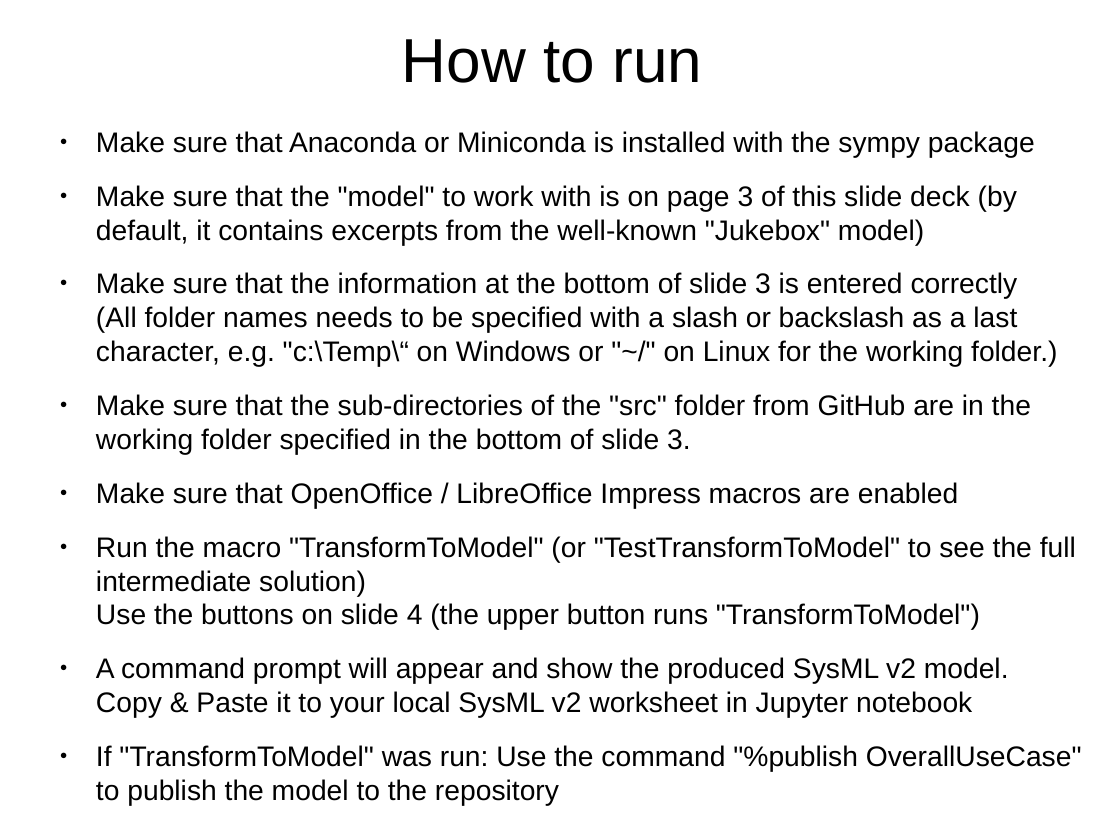
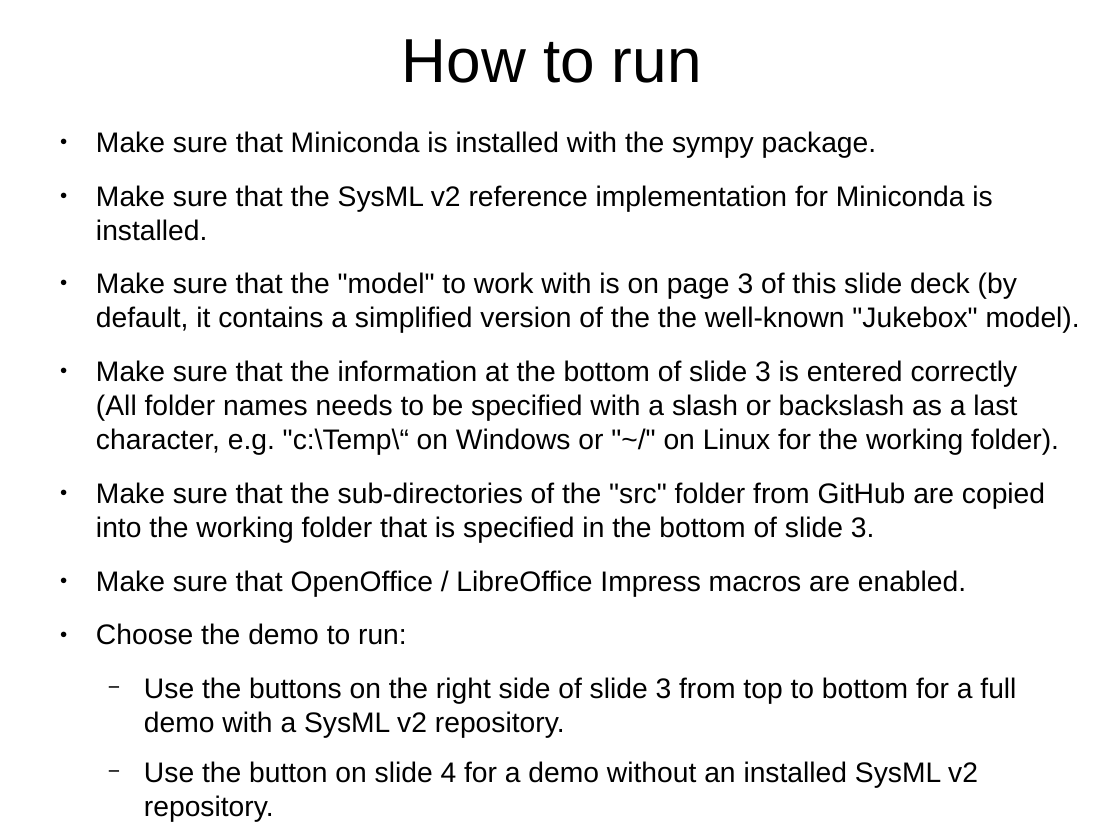
Before and after one commit to GfSE/fas4sysmlv2, a slide deck: slide 2 of src/io/usecase-activity-editor/fas_frontend.odp. Drawn at 1120x840 pixels with LibreOffice and Linux fonts; fonts in the diff are those of the drawing. Boxes give left, top, right and bottom in pixels: in the first picture for what was removed or moved away, otherwise in the second. Text is boxed around its words. In the diff, an @@ line names an element or a change of style, - is before the commit and + after.

```diff
--- a/src/io/usecase-activity-editor/fas_frontend.odp
+++ b/src/io/usecase-activity-editor/fas_frontend.odp
@@ text at bbox=[96, 131, 1080, 822]: text changed @@
-● Make sure that Anaconda or Miniconda is installed with the sympy package
-● Make sure that the "model" to work with is on page 3 of this slide deck (by default, it contains excerpts from the well-known "Jukebox" model)
-● Make sure that the information at the bottom of slide 3 is entered correctly
-  (All folder names needs to be specified with a slash or backslash as a last character, e.g. "c:\Temp\“ on Windows or "~/" on Linux for the working folder.)
-● Make sure that the sub-directories of the "src" folder from GitHub are in the working folder specified in the bottom of slide 3.
-● Make sure that OpenOffice / LibreOffice Impress macros are enabled
-● Run the macro "TransformToModel" (or "TestTransformToModel" to see the full intermediate solution)
-  Use the buttons on slide 4 (the upper button runs "TransformToModel")
-● A command prompt will appear and show the produced SysML v2 model.
-  Copy & Paste it to your local SysML v2 worksheet in Jupyter notebook
-● If "TransformToModel" was run: Use the command "%publish OverallUseCase" to publish the model to the repository
+● Make sure that Miniconda is installed with the sympy package.
+● Make sure that the SysML v2 reference implementation for Miniconda is installed.
+● Make sure that the "model" to work with is on page 3 of this slide deck (by default, it contains a simplified version of the the well-known "Jukebox" model).
+● Make sure that the information at the bottom of slide 3 is entered correctly
+  (All folder names needs to be specified with a slash or backslash as a last character, e.g. "c:\Temp\“ on Windows or "~/" on Linux for the working folder).
+● Make sure that the sub-directories of the "src" folder from GitHub are copied into the working folder that is specified in the bottom of slide 3.
+● Make sure that OpenOffice / LibreOffice Impress macros are enabled.
+● Choose the demo to run:
+  − Use the buttons on the right side of slide 3 from top to bottom for a full demo with a SysML v2 repository.
+  − Use the button on slide 4 for a demo without an installed SysML v2 repository.
```
Also in this commit, not shown: 3 other slides changed, 3 other files.
